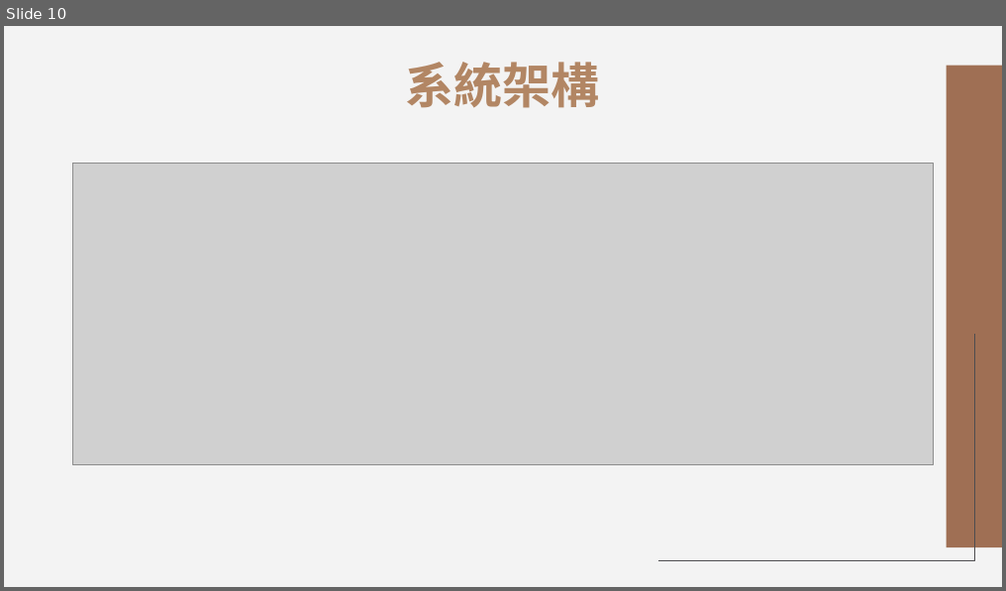
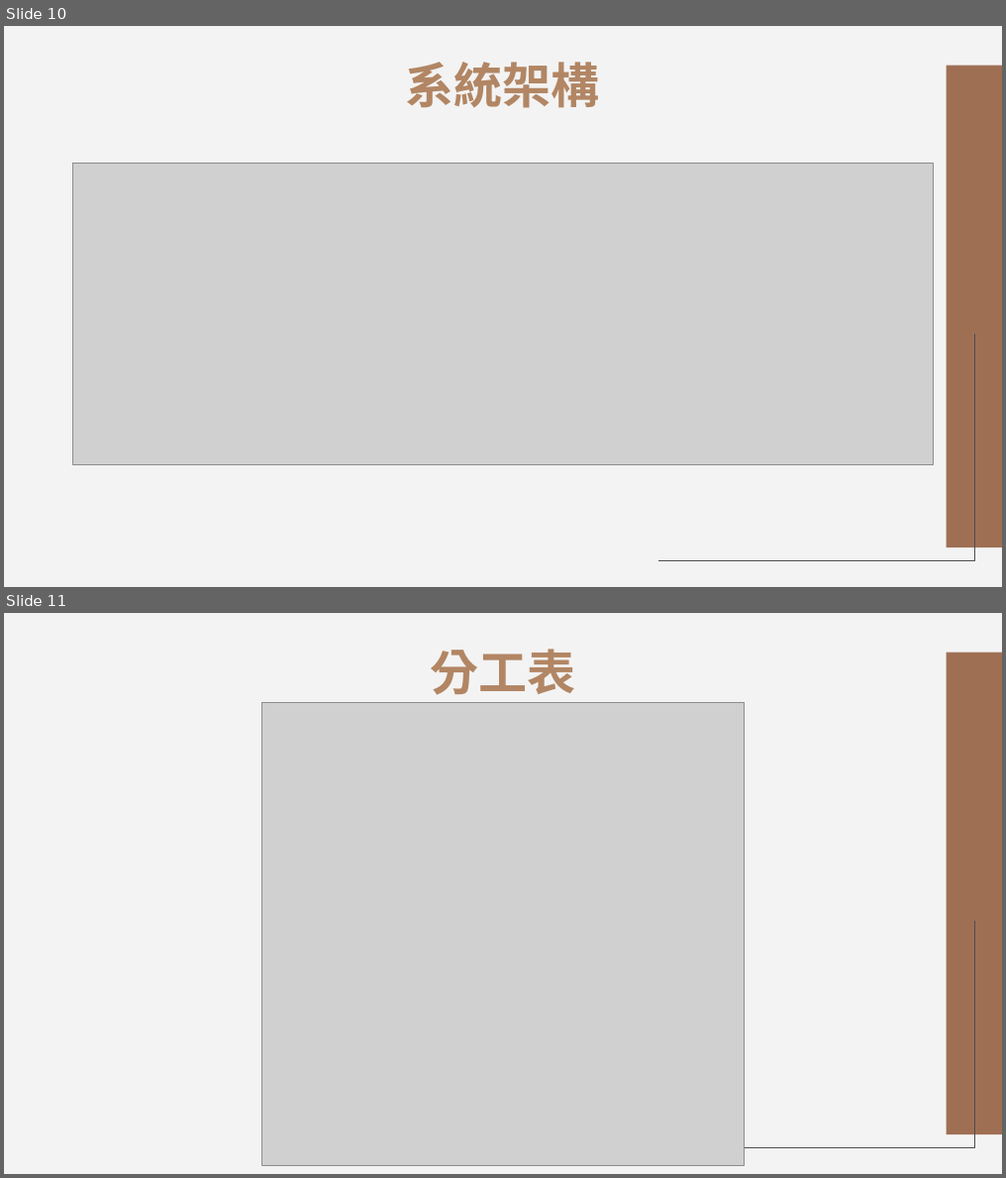
Before and after one commit to 109703043/BreadMaster, a slide deck: 惜食平台_專題簡報.pptx. Shown one above the other, each under a label of ours: slide 10 before the commit, slides 10 and 11 after it. The pictures are 1006x591 and 1006x1178 pixels, drawn with LibreOffice and Linux fonts; fonts in the diff are those of the drawing; grey boxes stand for pictures. Boxes give left, top, right and bottom in pixels: in the first picture for what was removed or moved away, otherwise in the second. Text is boxed around its words. In the diff, an @@ line names an element or a change of style, - is before the commit and + after.

```diff
--- a/惜食平台_專題簡報.pptx
+++ b/惜食平台_專題簡報.pptx
@@ slide 11 added at box(4, 613, 1002, 1174), background #F3F3F3; not listed: 2 template elements that a slide beside it also shows @@
@@ title added at box(430, 649, 575, 703), 35 pt, text #B28664, bold @@
+分工表
@@ picture added at box(262, 703, 745, 1165) @@
```
Also in this commit, not shown: 1 other file.
